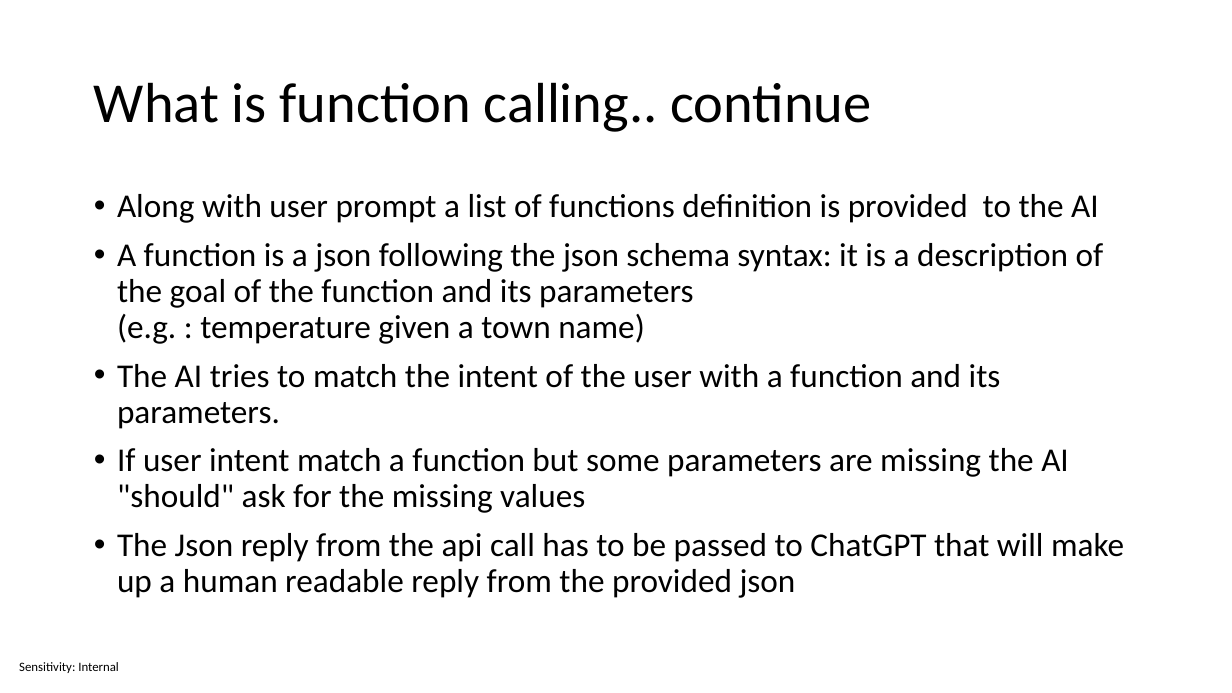
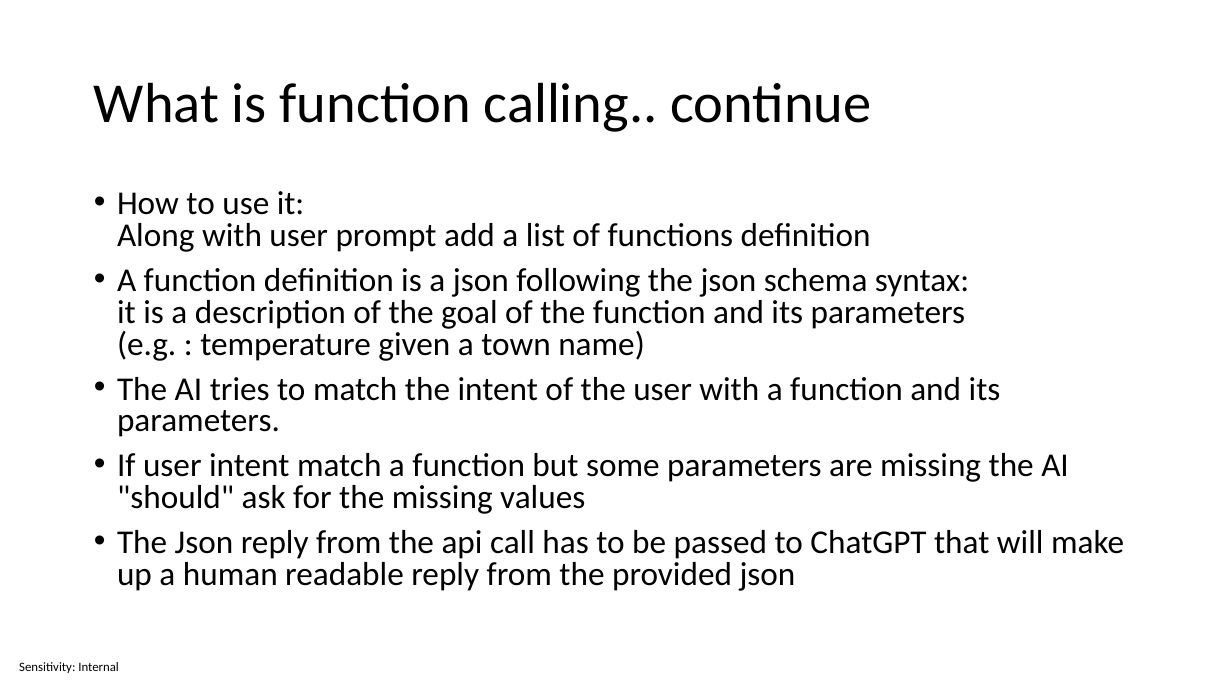
Before and after one commit to sabbadino/function-caling, a slide deck: slide 3 of Function calling.pptx. Drawn at 1232x693 pixels with LibreOffice and Linux fonts; fonts in the diff are those of the drawing. Boxes give left, top, right and bottom in pixels: in the first picture for what was removed or moved away, otherwise in the second. Text is boxed around its words. In the diff, an @@ line names an element or a change of style, - is before the commit and + after.

```diff
--- a/Function calling.pptx
+++ b/Function calling.pptx
@@ text at (117,191,969,361): text changed @@
-• Along with user prompt a list of functions definition is provided to the AI
-• A function is a json following the json schema syntax: it is a description of the goal of the function and its parameters
-  (e.g. : temperature given a town name)
+• How to use it:
+  Along with user prompt add a list of functions definition
+• A function definition is a json following the json schema syntax:
+  it is a description of the goal of the function and its parameters
+  (e.g. : temperature given a town name)
@@ text at (117,377,1124,591): line spacing 0.9 to 0.8 @@
```
Also in this commit, not shown: 3 other slides changed.
